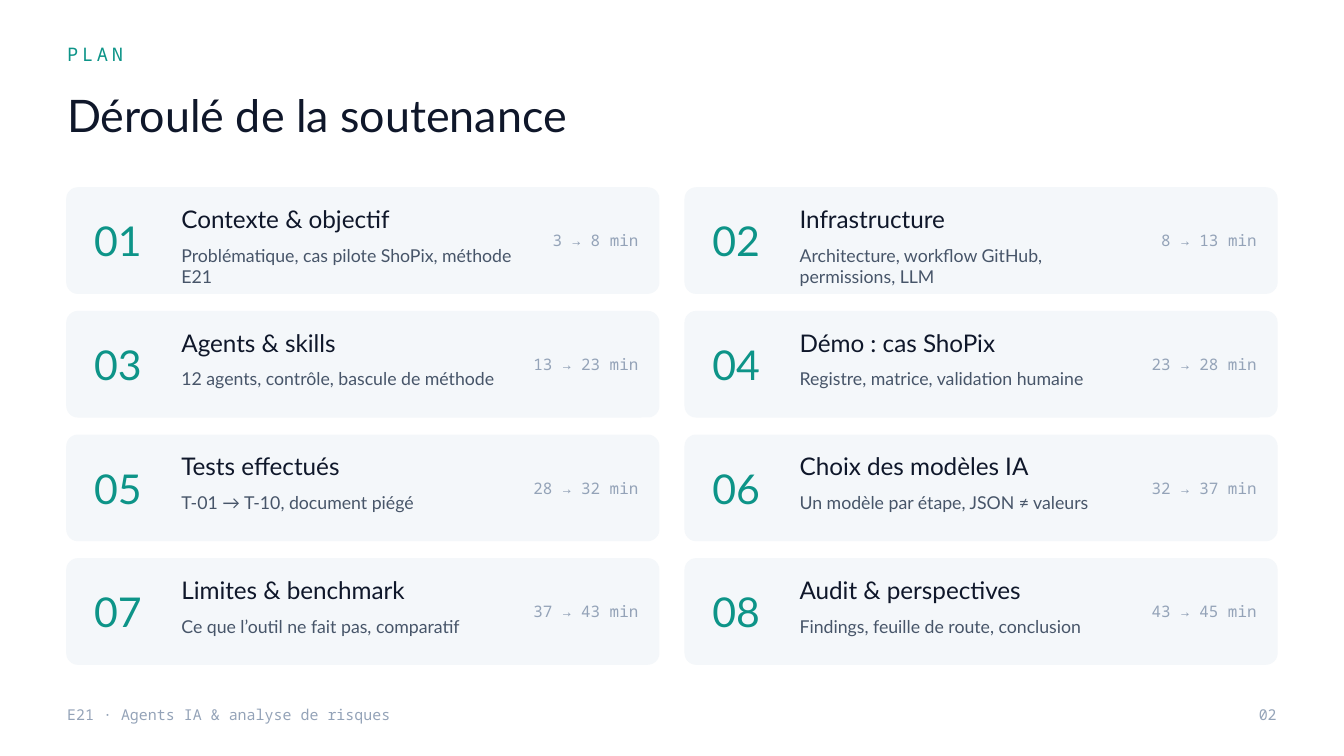
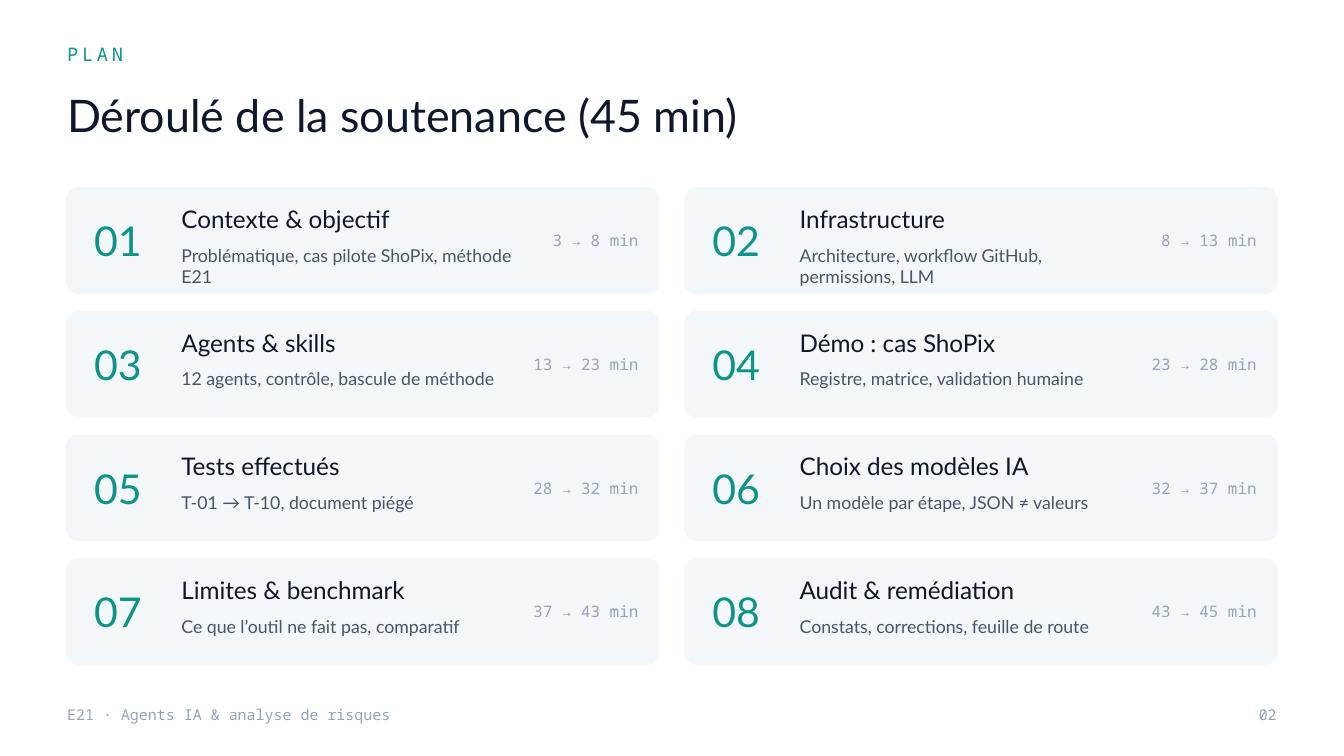
Before and after one commit to MelvinBzh/management_de_la_securite, a slide deck: slide 2 of soutenance/Soutenance_E21_Agents_IA.pptx. Drawn at 1344x756 pixels with LibreOffice and Linux fonts; fonts in the diff are those of the drawing. Boxes give left, top, right and bottom in pixels: in the first picture for what was removed or moved away, otherwise in the second. Text is boxed around its words. In the diff, an @@ line names an element or a change of style, - is before the commit and + after.

```diff
--- a/soutenance/Soutenance_E21_Agents_IA.pptx
+++ b/soutenance/Soutenance_E21_Agents_IA.pptx
@@ text at (67,97,738,139): text changed @@
-Déroulé de la soutenance
+Déroulé de la soutenance (45 min)
@@ text at (800,581,1014,599): text changed @@
-Audit & perspectives
+Audit & remédiation
@@ text at (800,620,1089,635): text changed @@
-Findings, feuille de route, conclusion
+Constats, corrections, feuille de route
```
Also in this commit, not shown: 20 other slides changed, 1 slide added, 1 slide removed.
